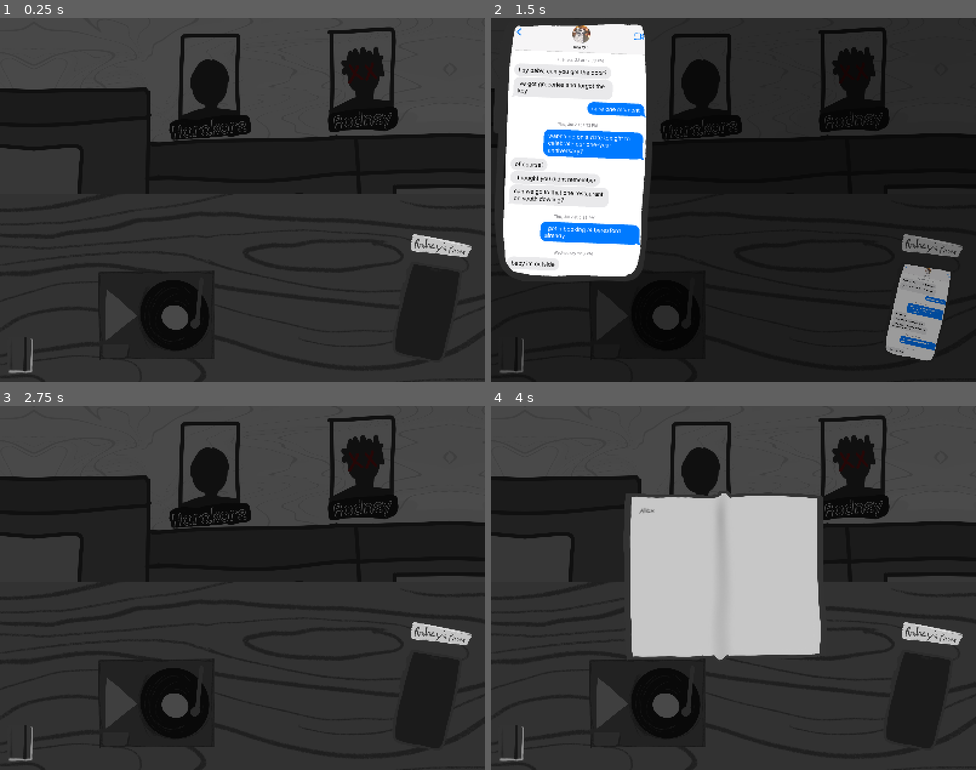
Above: before the commit, frames 1-4 (two rows, left to right).
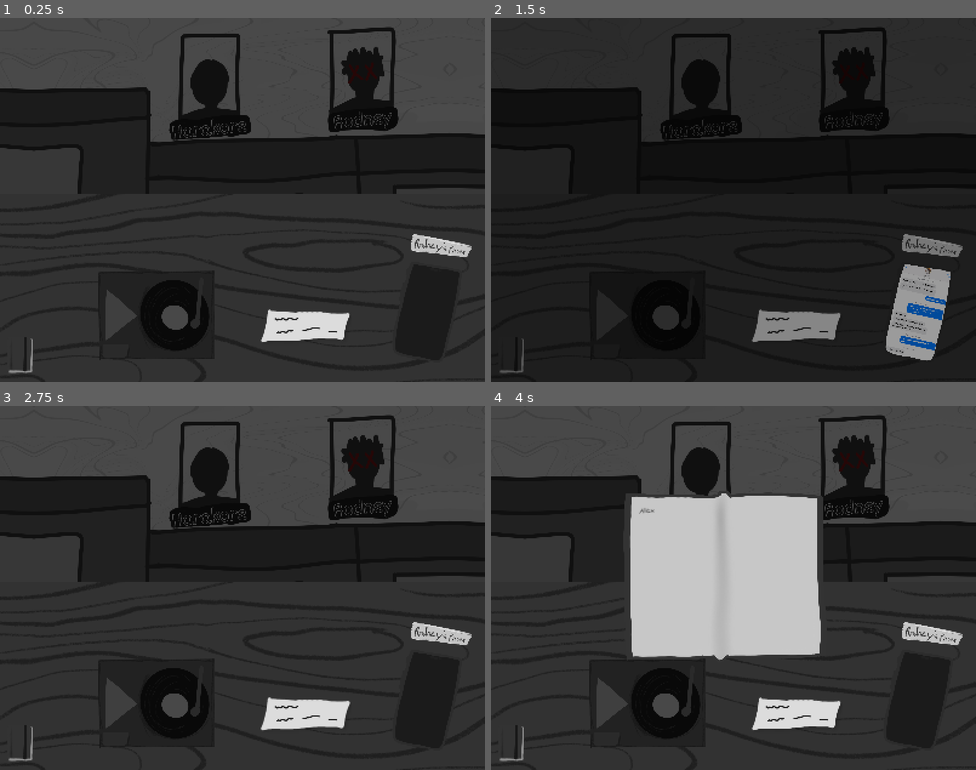
Above: after the commit, the same moments.

Repository: Logabe/crux
Game: Godot game, scene res://scenes/scene_2.tscn
The game is run twice, just before and just after one commit, with the same random seed, the same clock (stepped at 60 frames per second) and the same inputs. This scene is started directly instead of the project's main scene. Sound files missing from this copy of the repository are replaced by a short silence.
Inputs (mouse positions are in pixels of both pictures, inside the frame that each line leads up to; where the layout moved, square brackets give the same spot in the first picture):
- Up to frame 1 (0.25 s): no input
- Up to frame 2 (1.5 s): click (917, 312) at 0.5 s; click (646, 316) at 1.25 s
- Up to frame 3 (2.75 s): click (305, 715) [426, 700] at 2 s
- Up to frame 4 (4 s): click (510, 744) at 2.77 s; click (675, 577) at 3.52 s; type "Alex" at 3.6 s

The runs differ from the first frame. In frame 1, 1.2% of the frame differs, in the area x 53-72%, y 80-89%; in frame 2, 21%, in the area x 0-72%, y 1-89%; in frame 3, 1.3%; in frame 4, 1.2%.

Commit message:
added a pop-up that broke everything
basically:
- phone zoom-in pop-up doesn't work anymore
- this police record zoom-in pop-up doesnt work anymore either

Diff:
--- /dev/null
+++ b/scenes/police_record_hara.gd
@@ -0,0 +1,15 @@
+extends TextureButton
+
+@export var object_id: String = "policerecordhara"
+@export var zoom_texture: Texture2D
+
+func _ready() -> void:
+	toggle_mode = true
+	toggled.connect(_on_toggled)
+
+func _on_toggled(is_pressed: bool) -> void:
+	if is_pressed:
+		ClickTracker.register_click(object_id)
+		ZoomPopup.show_zoom(zoom_texture, self)
+	else:
+		ZoomPopup.hide_zoom()
--- a/scenes/scene_2.tscn
+++ b/scenes/scene_2.tscn
@@ -16,6 +16,9 @@
 [ext_resource type="AudioStream" uid="uid://dieltdgjqgf4w" path="res://assets/audio/thats hard to believe.ogg" id="12_bt1fo"]
 [ext_resource type="AudioStream" uid="uid://bif3kgnklcchq" path="res://assets/audio/I dont see how.ogg" id="13_0xl4q"]
 [ext_resource type="AudioStream" uid="uid://c6oqloetan5id" path="res://assets/audio/oh hes a greeeaaatttt person.ogg" id="14_oyiwn"]
+[ext_resource type="Texture2D" uid="uid://doq3bkx2ikxu7" path="res://assets/art/minimized_policerecord_default.png" id="15_oyiwn"]
+[ext_resource type="Texture2D" uid="uid://ckn4mq5pw8ese" path="res://assets/art/minimized_policerecord_hover.png" id="16_8igo0"]
+[ext_resource type="Script" uid="uid://cjbk82l4m11ys" path="res://scenes/police_record_hara.gd" id="17_i44rj"]
 
 [node name="Scene2" type="Control" unique_id=1981619829]
 layout_mode = 3
@@ -87,6 +90,17 @@
 offset_bottom = 290.0
 theme_override_font_sizes/font_size = 30
 
+[node name="PoliceRecordHara" type="TextureButton" parent="." unique_id=1946420689]
+layout_mode = 0
+offset_left = 860.0
+offset_top = 959.0
+offset_right = 1160.0
+offset_bottom = 1079.0
+texture_normal = ExtResource("15_oyiwn")
+texture_hover = ExtResource("16_8igo0")
+script = ExtResource("17_i44rj")
+zoom_texture = ExtResource("15_oyiwn")
+
 [node name="PauseMenu" parent="." unique_id=250443325 instance=ExtResource("11_a3h35")]
 z_index = 10
 layout_mode = 1
--- a/zoom_popup.gd
+++ b/zoom_popup.gd
@@ -16,10 +16,6 @@
 	current_source_button = source_button
 	zoomed_texture.texture = texture
 
-	# Let the TextureRect be exactly the texture's native size —
-	# ScrollContainer will handle showing scrollbars if it's taller than the viewport
-	zoomed_texture.custom_minimum_size = texture.get_size()
-	zoomed_texture.size = texture.get_size()
 
 	visible = true
 	scroll_container.scroll_vertical = 0 # reset scroll position each time it opens
Binary file added: assets/art/minimized_policerecord_default.png
Not shown, added: assets/art/minimized_policerecord_default.png.import
Binary file added: assets/art/minimized_policerecord_hover.png
Not shown, added: assets/art/minimized_policerecord_hover.png.import
Not shown, added: scenes/police_record_hara.gd.uid
